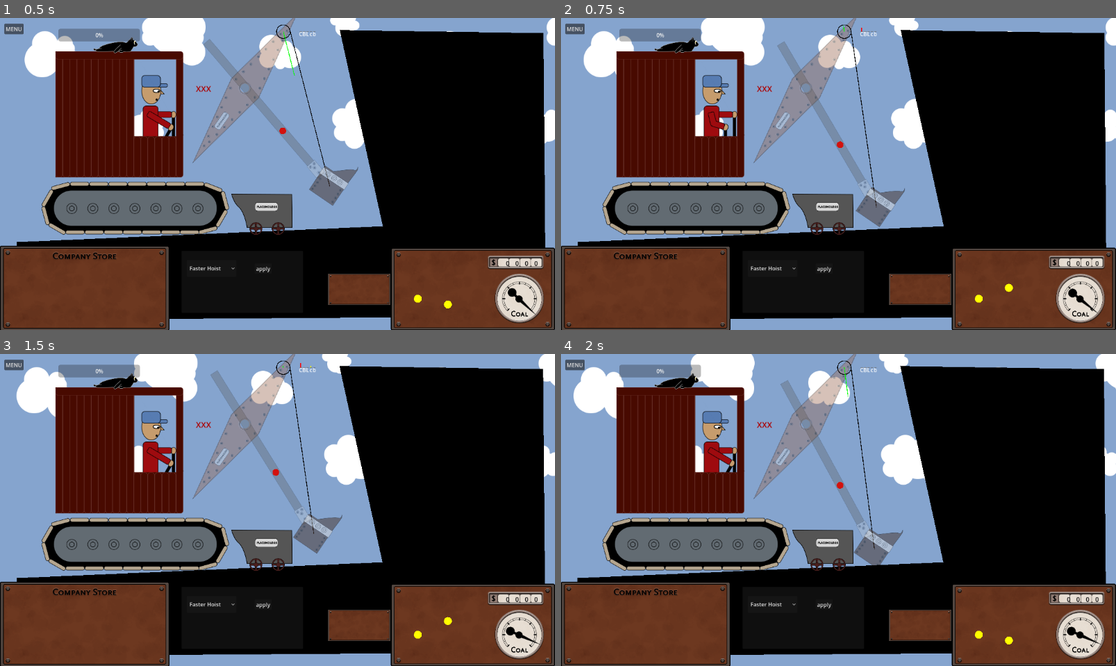
Above: before the commit, frames 1-4 (two rows, left to right).
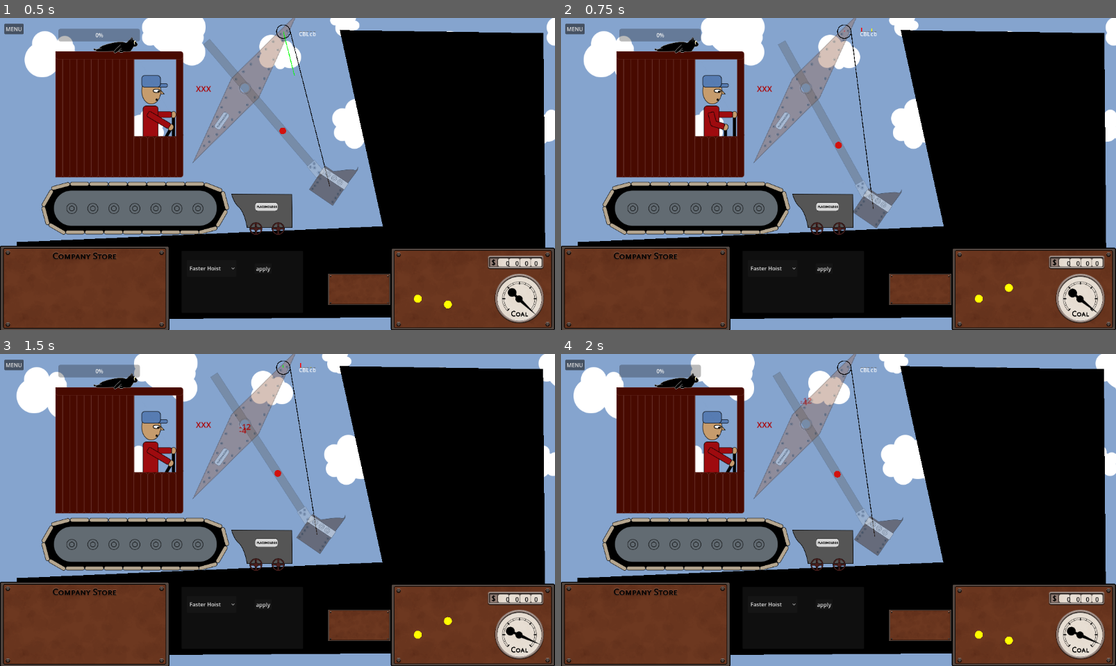
Above: after the commit, the same moments.

Repository: Lobbsterwaffles/Steam-Shov
Game: Godot game, scene res://jonly.tscn
Same seed, same stepped clock (60 frames per second), same inputs: the game is played once before the commit and once after it.
Inputs:
- Up to frame 1 (0.5 s): no input
- Up to frame 2 (0.75 s): hold Q (hoist_up) from 0.53 s (still down); hold B (bucket_release) from 0.53 s (still down)
- Up to frame 3 (1.5 s): release Q (hoist_up) at 1.28 s; release B (bucket_release) at 1.28 s; hold Shift (crowd_brake, bound only after the commit) from 1.28 s (still down); tap B (bucket_release) at 1.35 s
- Up to frame 4 (2 s): keep holding Shift (crowd_brake, bound only after the commit)

Frame 1 is identical in both runs. In frame 2, 0.7% of the frame differs, in the area x 38-62%, y 2-68%; in frame 3, 0.6%; in frame 4, 1.4%, in the area x 28-62%, y 4-68%.

Commit message:
input cleanup2

Diff:
--- a/door.gd
+++ b/door.gd
@@ -16,7 +16,7 @@
 	area_capacity += u.bucket_capacity
 
 func _physics_process(dt):
-	if Input.is_action_pressed("bucket_release"):
+	if false and Input.is_action_pressed("bucket_release"): #need to implement bucket swingy
 		if pinjoint:
 			return
 		# add_child(polybody(random_poly(10, 10, 20, 0.1)))
--- a/project.godot
+++ b/project.godot
@@ -23,12 +23,12 @@
 
 crowd_in={
 "deadzone": 0.2,
-"events": [Object(InputEventKey,"resource_local_to_scene":fa …(140 unchanged characters)… d":false,"keycode":0,"physical_keycode":65,"key_label":0,"unicode":97,"location":0,"echo":false,"script":null)
+"events": [Object(InputEventKey,"resource_local_to_scene":fa …(140 unchanged characters)… d":false,"keycode":0,"physical_keycode":79,"key_label":0,"unicode":111,"location":0,"echo":false,"script":null)
 ]
 }
 crowd_out={
 "deadzone": 0.2,
-"events": [Object(InputEventKey,"resource_local_to_scene":fa …(141 unchanged characters)… ":false,"keycode":0,"physical_keycode":83,"key_label":0,"unicode":115,"location":0,"echo":false,"script":null)
+"events": [Object(InputEventKey,"resource_local_to_scene":fa …(141 unchanged characters)… ":false,"keycode":0,"physical_keycode":80,"key_label":0,"unicode":112,"location":0,"echo":false,"script":null)
 ]
 }
 hoist_up={
@@ -43,7 +43,7 @@
 }
 crowd_brake={
 "deadzone": 0.2,
-"events": [Object(InputEventKey,"resource_local_to_scene":fa …(140 unchanged characters)… d":false,"keycode":0,"physical_keycode":67,"key_label":0,"unicode":99,"location":0,"echo":false,"script":null)
+"events": [Object(InputEventKey,"resource_local_to_scene":fa …(140 unchanged characters)… d":false,"keycode":0,"physical_keycode":4194325,"key_label":0,"unicode":0,"location":0,"echo":false,"script":null)
 ]
 }
 bucket_release={
